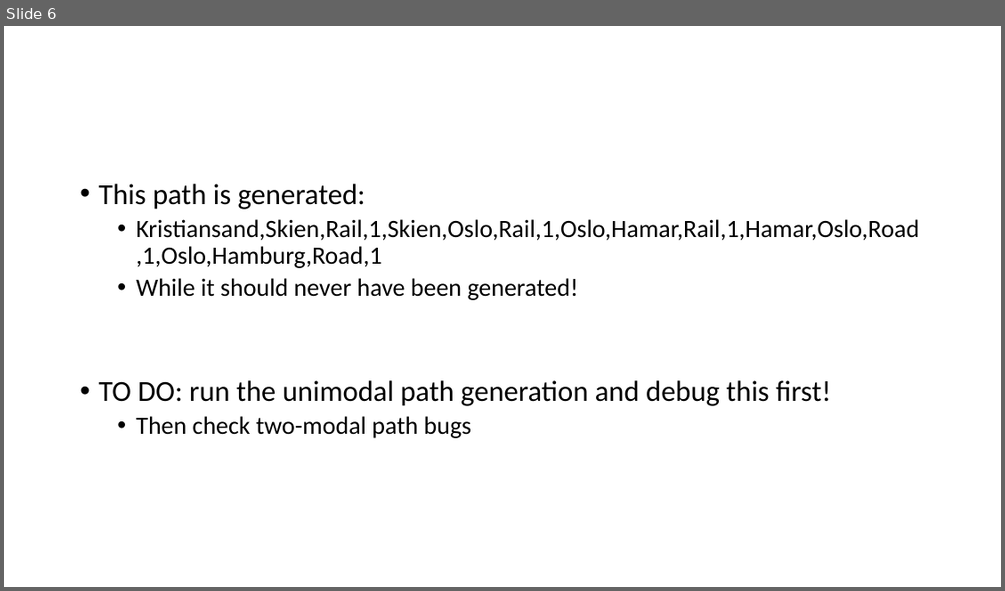
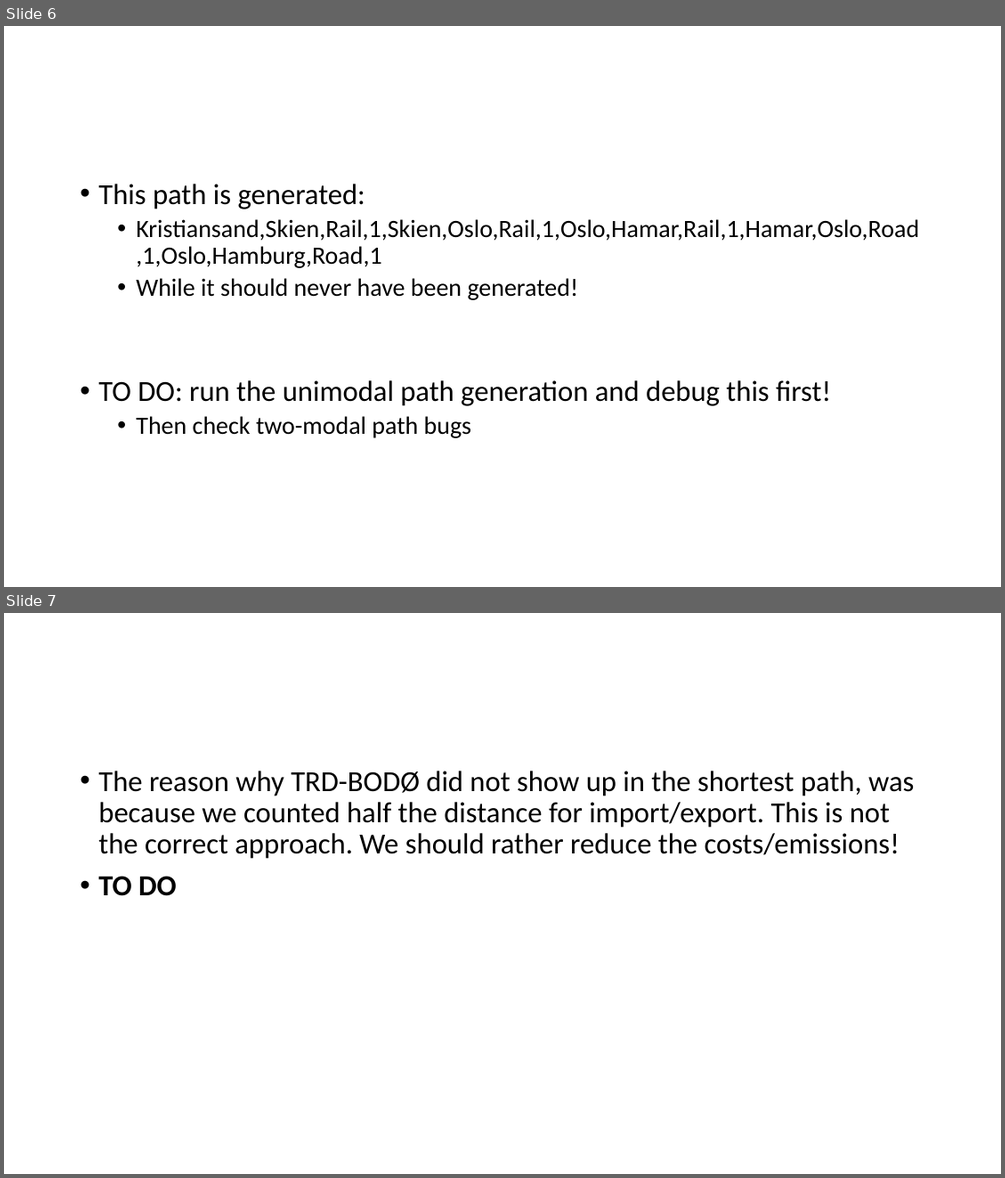
Before and after one commit to SteffenBakker/STraM_ntnu_development, a slide deck: AnalysesAndValidation.pptx. Shown one above the other, each under a label of ours: slide 6 before the commit, slides 6 and 7 after it. The pictures are 1005x591 and 1005x1178 pixels, drawn with LibreOffice and Linux fonts; fonts in the diff are those of the drawing. Boxes give left, top, right and bottom in pixels: in the first picture for what was removed or moved away, otherwise in the second. Text is boxed around its words. In the diff, an @@ line names an element or a change of style, - is before the commit and + after.

Commit message:
Path generation bug 1
Caused by halving the transport distances for import/export. We should rather half the costs/emissions

```diff
--- a/AnalysesAndValidation.pptx
+++ b/AnalysesAndValidation.pptx
@@ slide 7 added at (x1=4, y1=613, x2=1001, y2=1174), background #FFFFFF @@
@@ text added at (x1=98, y1=771, x2=914, y2=896), 28 pt, text #000000 @@
+• The reason why TRD-BODØ did not show up in the shortest path, was because we counted half the distance for import/export. This is not the correct approach. We should rather reduce the costs/emissions!
+• TO DO
```
Also in this commit, not shown: 4 other files.
